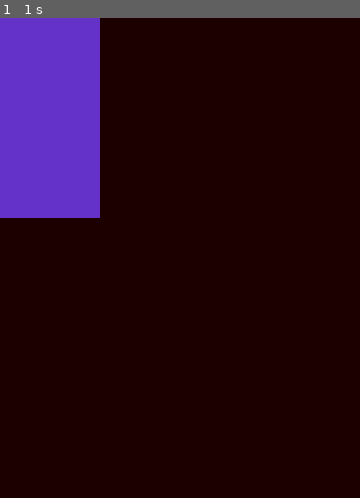
Above: before the commit, frame 1.
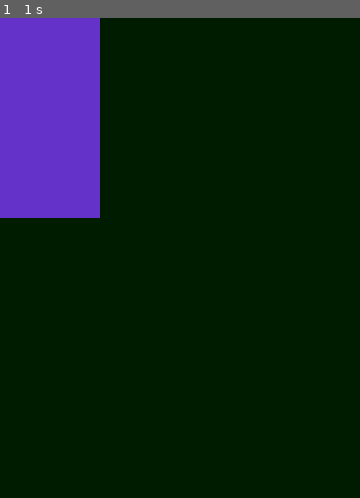
Above: after the commit, the same moment.

Repository: olesiko/template-pygame
Game: pygame game, started from game.py
The game is run twice, just before and just after one commit, with the same random seed, the same clock (stepped at 60 frames per second) and the same inputs.
Inputs:
- Up to frame 1 (1 s): tap W at 0.33 s

The runs differ from the first frame. In frame 1, 88% of the frame differs, in the area x 0-100%, y 0-100%.

Commit message:
Add files via upload

Diff:
--- a/game.py
+++ b/game.py
@@ -25,27 +25,23 @@
 while running:
     clock.tick(FPS)
     screen.fill((red,green,blue))
-    # green = green + 1
+    green = green + 1
 
-    # if green == 255:
-    #     green = 0
-    if isRedMax == True:
-        green = green +1
-    else:
-        red = red + 1
-        if red == 255:
-            red = 0
-            isRedMax = True
-
-
+    if green == 255:
+        green = 0
 
 
 
     pygame.draw.rect(screen,(100,50,200),[0,0,100,200])
 
     for event in pygame.event.get():
-            if event.type == pygame.QUIT:
-                running = False
+        if event.type == pygame.QUIT:
+            running = False
+        if event.type == pygame.KEYDOWN:
+            if event.key == pygame.K_w:
+                print("нажали на w")
+
+
 
     pygame.display.flip()
 pygame.quit()
